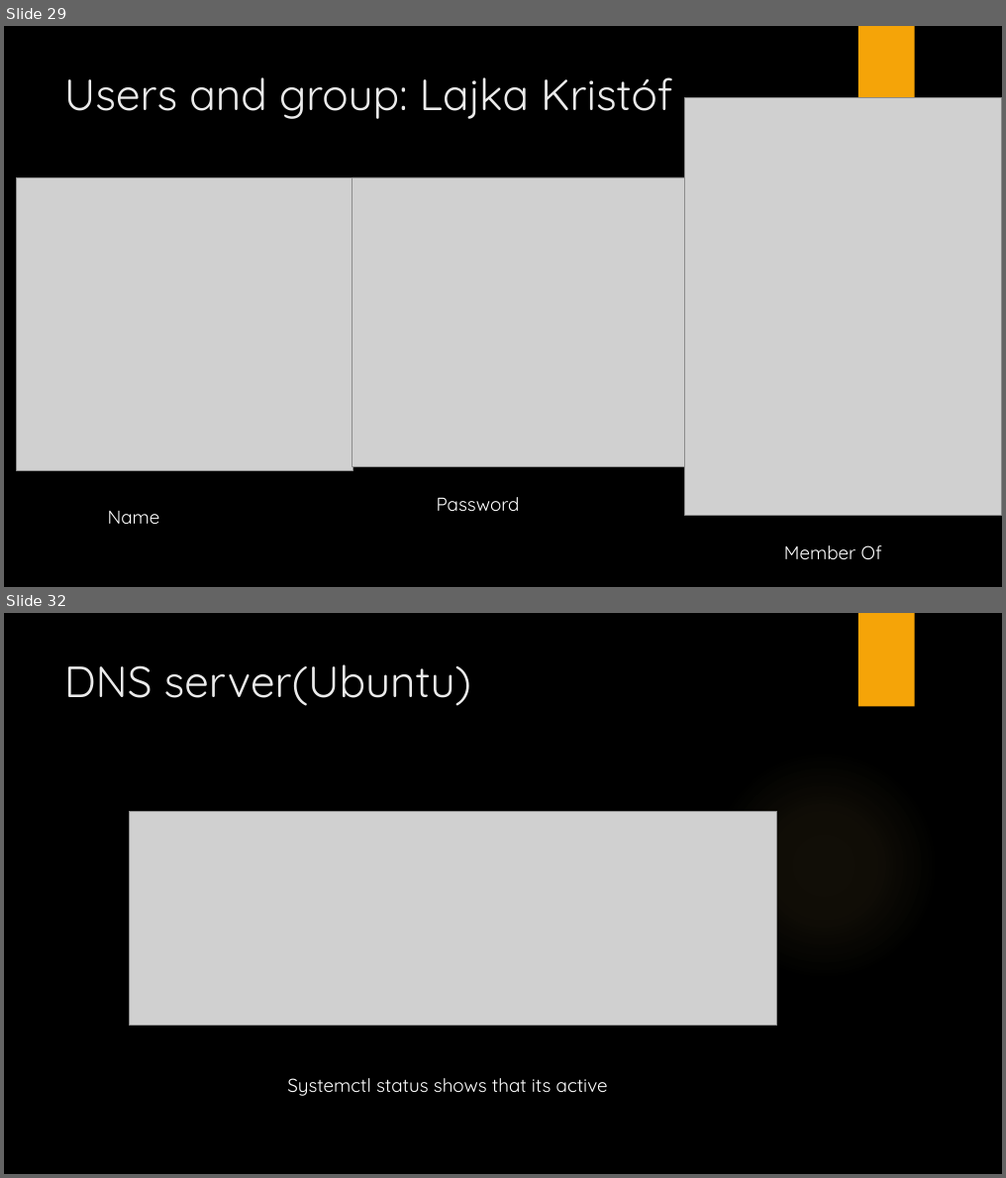
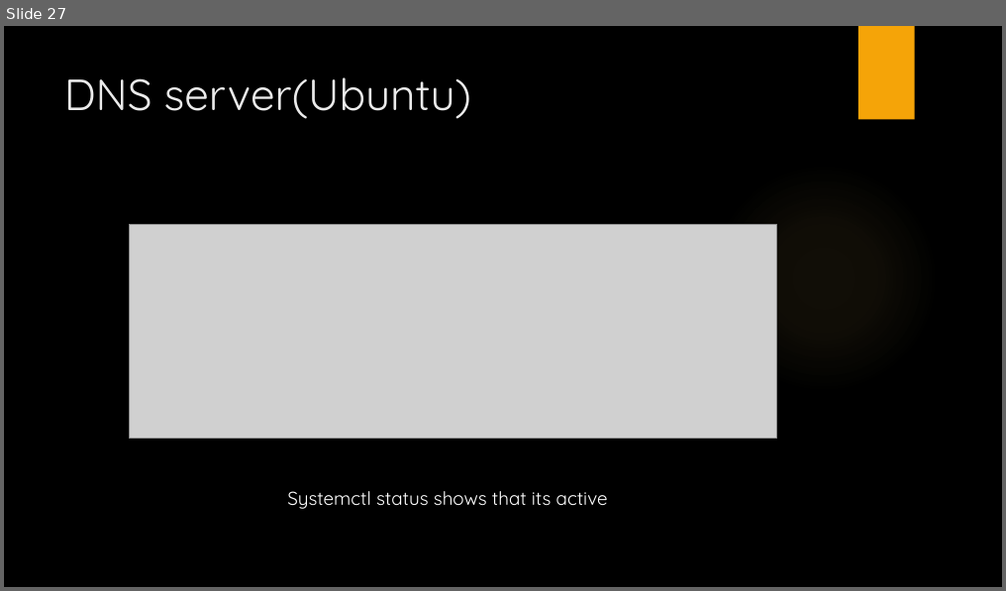
Before and after one commit to LajkaK2006/BorsodNet, a slide deck: BorsodNet.pptx. Shown one above the other, each under a label of ours: slides 29 and 32 before the commit, slide 27 after it; the slides between them are not shown. The pictures are 1006x1178 and 1006x591 pixels, drawn with LibreOffice and Linux fonts; fonts in the diff are those of the drawing; grey boxes stand for pictures; background and template pictures are left out. Boxes give left, top, right and bottom in pixels: in the first picture for what was removed or moved away, otherwise in the second. Text is boxed around its words. In the diff, an @@ line names an element or a change of style, - is before the commit and + after.

```diff
--- a/BorsodNet.pptx
+++ b/BorsodNet.pptx
@@ slide 29 removed at [4,26,1002,587], background picture (left out); not listed: 1 template element that a slide beside it also shows @@
@@ title removed at [64,77,672,119] @@
-Users and group: Lajka Kristóf
@@ picture removed at [684,98,1002,516] @@
@@ picture removed at [17,178,353,472] @@
@@ picture removed at [352,177,686,467] @@
@@ text removed at [437,497,520,512] @@
-Password
@@ text removed at [108,511,160,524] @@
-Name
@@ text removed at [784,546,882,560] @@
-Member Of
@@ what was slide 32 is now slide 27 @@
```
Also in this commit, not shown: 4 slides changed, 4 other slides removed, 1 other file.
